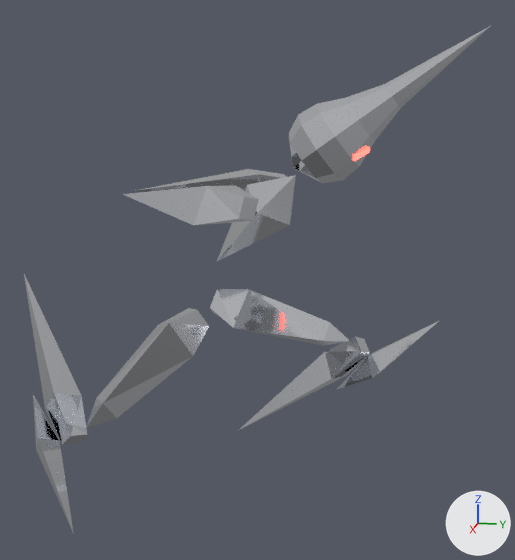
What one commit did to the Blender file art/mercury.blend.
The view is the same before and after, from a 50 mm camera at (3.1, 0.85, 2.49) aimed at (0.13, 0.25, 1.75). The lights are fixed; the arrows at lower right show +X, +Y and +Z. The picture after the commit comes second. Both versions are drawn at frame 27 of the action 'run_thigh_R'; the numbers are the values there.

Script lines for the objects in view, before the commit:
```python
me_chest = bpy.data.meshes.new('chest')
me_chest.from_pydata([(0.25, 0.0, 0.36), (0.0, 0.13, 0.36), (-0.25, 0.0, 0.36), (0.0, -0.13, 0.36), (0.0, 0.0, 0.0), (0.0, 0.0, 0.54)], [], [(0, 4, 1), (1, 4, 2), (2, 4, 3), (3, 4, 0), (0, 1, 5), (1, 2, 5), (2, 3, 5), (3, 0, 5)])
me_chest.materials.append(mat_metal)  # white #e7eaef
me_head = bpy.data.meshes.new('head')
me_head.from_pydata(...)  # 42 vertices, 48 faces; spans x -0.17..0.17, y -0.152..0.505, z -0.143..0.646
me_head.materials.append(mat_metal)  # white #e7eaef
me_thigh_r = bpy.data.meshes.new('thigh_R')
me_thigh_r.from_pydata(...)  # 13 vertices, 13 faces; spans x -0.21..0.21, y -0.11..0.11, z -0.68..0.0
me_thigh_r.materials.append(mat_metal)  # white #e7eaef
ob_chest = bpy.data.objects.new('chest', me_chest)
ob_chest.parent = ob_hips
ob_chest.location = (0.0, 0.0, 0.17)
ob_chest.rotation_euler = (-0.524, 0.0, 0.0)  # degrees (-30, 0, 0)
ob_head = bpy.data.objects.new('head', me_head)
ob_head.parent = ob_chest
ob_head.location = (0.0, 0.0, 0.7)
ob_head.rotation_euler = (0.454, 0.0, 0.0)  # degrees (26, 0, 0)
ob_thigh_r = bpy.data.objects.new('thigh_R', me_thigh_r)
ob_thigh_r.parent = ob_hips
ob_thigh_r.location = (0.14, 0.0, -0.06)
ob_thigh_r.rotation_euler = (-0.454, -0.698, 0.0)  # degrees (-26, -40, 0)
# also in view: 'thigh_L' at (-0.14, 0.31, 1.51); 'shin_L' at (-0.16, 0.56, 1.2); 'shin_R' at (0.47, -0.6, 1.29); 'arm_R' at (0.28, -0.04, 2.11); 'arm_L' at (-0.28, -0.04, 2.11)
```
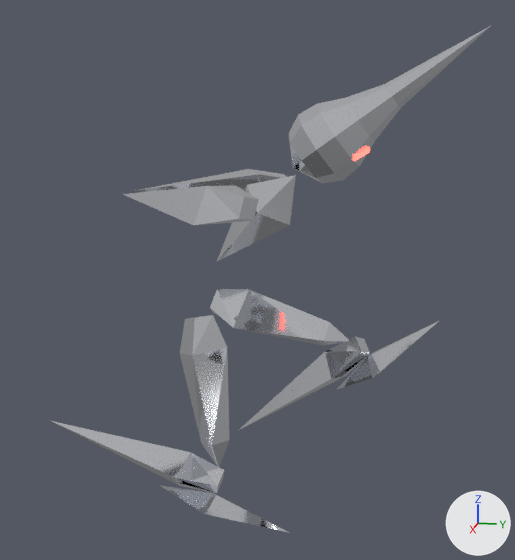
Where the change shows, as pixel boxes [x1, y1, x2, y2] in the pictures (515 x 560 px):
'shin_R', turned: before [24, 274, 87, 534]; after [52, 421, 289, 533]
'thigh_R', turned: before [86, 308, 209, 429]; after [180, 315, 230, 468]

The change, as a list of edits to the scene's bpy script:
```text
Change ob_thigh_r:
    ob_thigh_r.rotation_euler: (-0.454, -0.698, 0.0) -> (0.384, -0.244, 0.0)  # degrees (-26, -40, 0) -> degrees (22, -14, 0)
```
